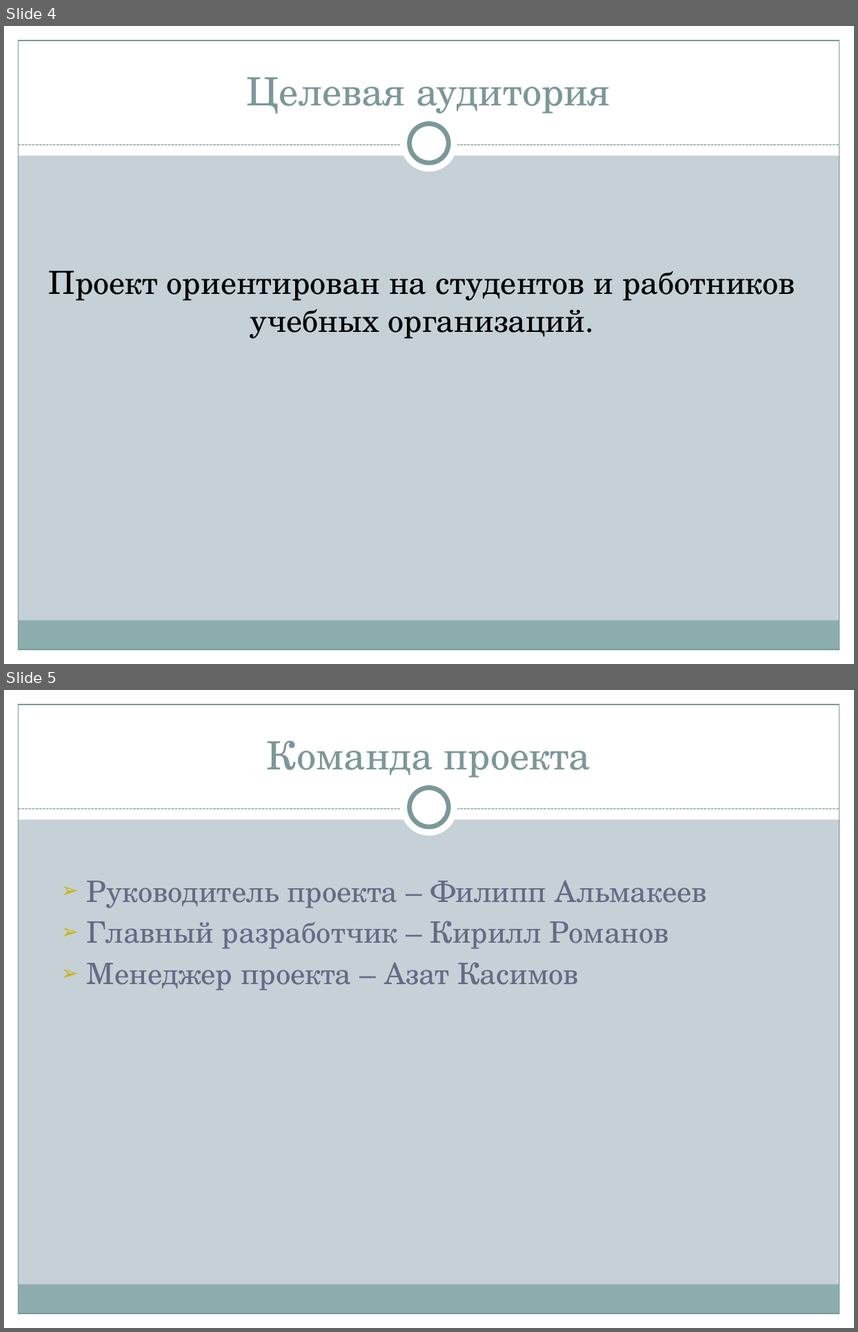
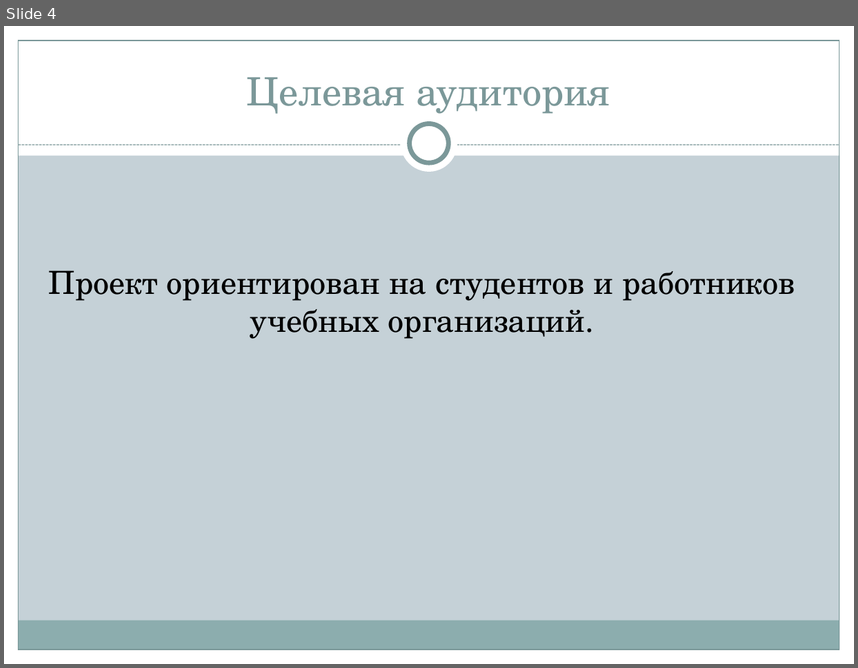
Before and after one commit to asyapfly/istu-lab-upp-2018-2019, a slide deck: Альмакеев_Романов_Касимов_ScheduList/Презентация проекта.pptx. Shown one above the other, each under a label of ours: slides 4 and 5 before the commit, slide 4 after it. The pictures are 858x1332 and 858x668 pixels, drawn with LibreOffice and Linux fonts; fonts in the diff are those of the drawing. Boxes give left, top, right and bottom in pixels: in the first picture for what was removed or moved away, otherwise in the second. Text is boxed around its words. In the diff, an @@ line names an element or a change of style, - is before the commit and + after.

```diff
--- a/Альмакеев_Романов_Касимов_ScheduList/Презентация проекта.pptx
+++ b/Альмакеев_Романов_Касимов_ScheduList/Презентация проекта.pptx
@@ slide 5 removed at [4,690,854,1328], background #C5D1D7; not listed: 9 template elements that a slide beside it also shows @@
@@ title removed at [267,740,590,778] @@
-Команда проекта
@@ text removed at [87,880,707,990] @@
-  ➢ Руководитель проекта – Филипп Альмакеев
-  ➢ Главный разработчик – Кирилл Романов
-  ➢ Менеджер проекта – Азат Касимов
```
Also in this commit, not shown: 1 slide changed, 3 slides added, 2 other slides removed, 1 other file.
